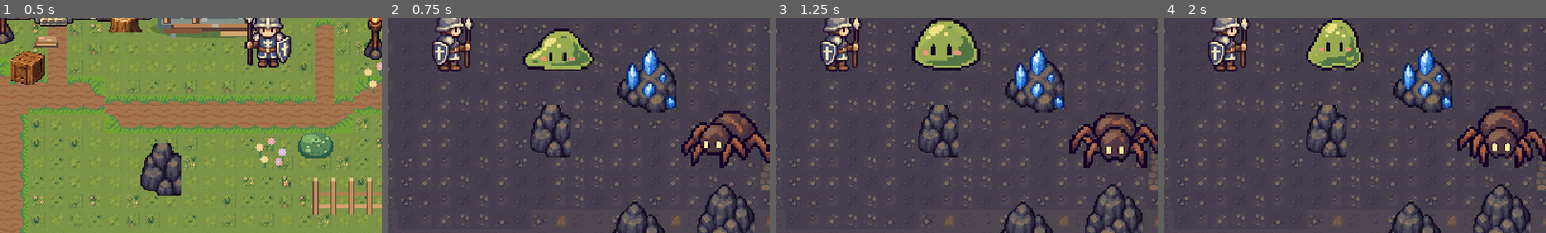
Above: before the commit, frames 1-4 (left to right).
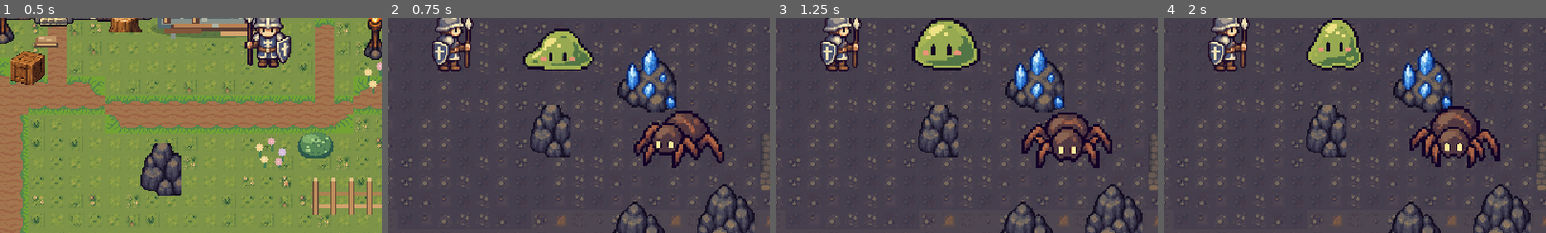
Above: after the commit, the same moments.

Repository: Stoffe101/PixelTown
Game: Godot game, scene res://scenes/main.tscn
Two runs of this game, one before a commit and one after it. Both use one fixed random seed, a clock stepped at 60 frames per second and the inputs below.
Inputs (mouse positions are % of the whole screen's width and height, from its top left):
- Up to frame 1 (0.5 s): no input
- Up to frame 2 (0.75 s): tap Enter at 0.5 s; move the mouse to (72, 45) at 0.52 s; tap Tab at 0.6 s; click (72, 45) at 0.67 s
- Up to frame 3 (1.25 s): tap Space at 0.77 s
- Up to frame 4 (2 s): drag from (30, 55) to (45, 70) at 1.27 s
The pictures show only the part of the screen within x 50-100%, y 50-100%; the shares and areas given below are measured in that part.

Frame 1 is identical in both runs. In frame 2, 4.7% of the frame differs, in the area x 64-100%, y 43-70%; in frame 3, 4.8%; in frame 4, 5.0%, in the area x 64-100%, y 40-70%.

Commit message:
fix(art): keep animated cave spider fully visible at 1080p camera framing

Diff:
--- a/scenes/levels/cave_layout.tscn
+++ b/scenes/levels/cave_layout.tscn
@@ -303,4 +303,4 @@
 position = Vector2(385, 335)
 
 [node name="AmbientSpider" parent="Objects" instance=ExtResource("ambient_spider")]
-position = Vector2(836, 477)
+position = Vector2(796, 477)
